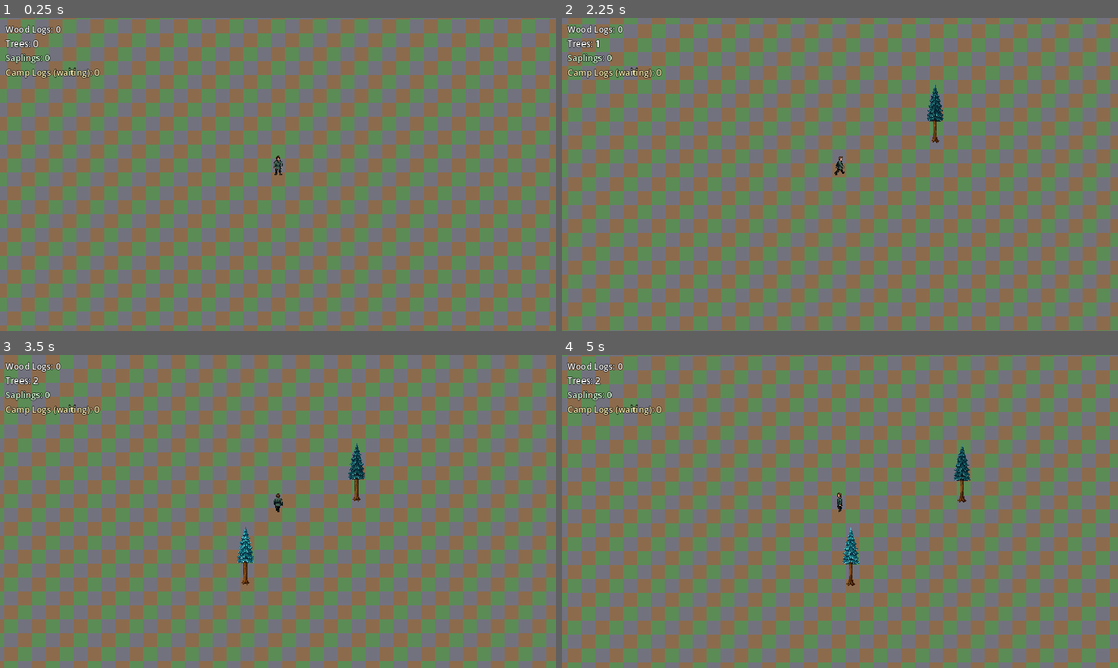
Above: before the commit, frames 1-4 (two rows, left to right).
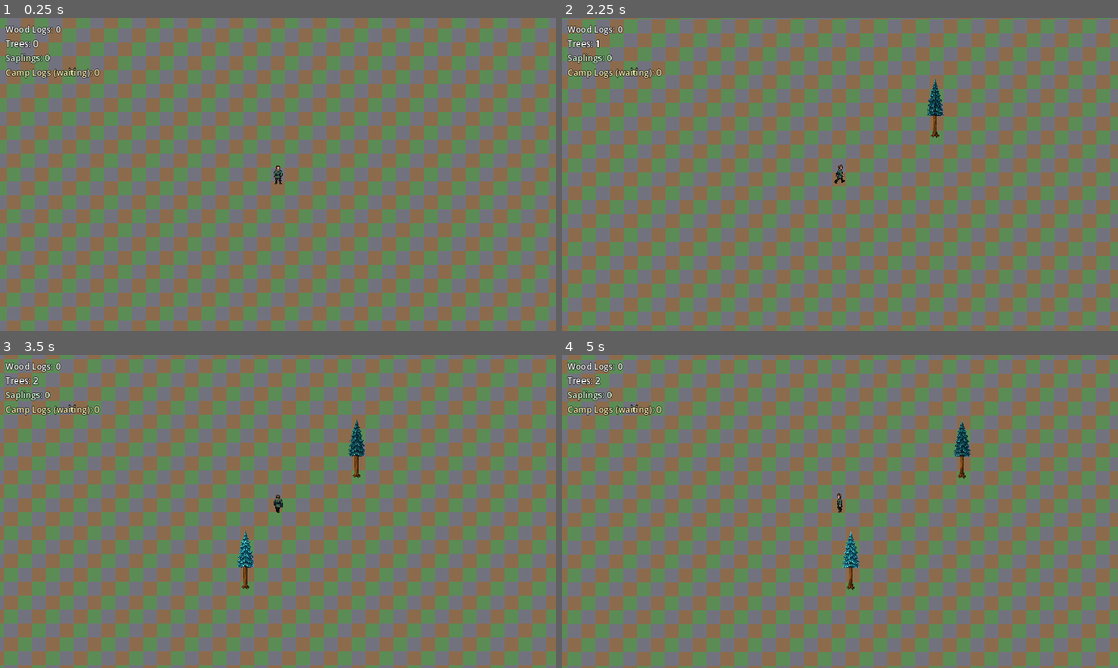
Above: after the commit, the same moments.

Repository: mcchesneyjg-max/Test-Gamer
Game: Godot game, scene res://main.tscn
Two runs of this game, one before a commit and one after it. Both use one fixed random seed, a clock stepped at 60 frames per second and the inputs below.
Inputs (mouse positions are in pixels of both pictures, inside the frame that each line leads up to):
- Up to frame 1 (0.25 s): no input
- Up to frame 2 (2.25 s): tap Enter at 0.5 s; move the mouse to (962, 158) at 0.52 s; hold D (move_right) 0.53-1.28 s; tap T at 0.6, 1.35, 2.1 s; click (962, 158) at 0.67 s; move the mouse to (728, 190) at 1.27 s; hold S (move_down) 1.28-2.03 s; move the mouse to (895, 105) at 2.02 s; hold D (move_right) from 2.03 s (still down)
- Up to frame 3 (3.5 s): move the mouse to (250, 574) at 2.77 s; release D (move_right) at 2.78 s; hold W (move_up) from 2.78 s (still down); tap T at 2.85 s; click (250, 574) at 2.92 s
- Up to frame 4 (5 s): move the mouse to (1006, 558) at 3.52 s; release W (move_up) at 3.53 s; hold A (move_left) from 3.53 s (still down); tap T at 3.6, 4.35 s; move the mouse to (673, 464) at 4.27 s

The runs differ from the first frame. In frame 1, 65% of the frame differs, in the area x 0-100%, y 0-100%; in frame 2, 64%; in frame 3, 69%; in frame 4, 74%.

Commit message:
Sort all drawables by southernmost colored pixel recursively
Walk the full sprite subtree so nested art (log piles, cargo) sets depth.
Refresh y-sort every frame on trees, buildings, and camps. Remove fixed
z-index chop/fall overrides that bypassed pixel-based ordering.

Co-authored-by: mcchesneyjg-max <mcchesneyjg-max@users.noreply.github.com>

Diff:
--- a/game/scripts/hauler_station.gd
+++ b/game/scripts/hauler_station.gd
@@ -19,6 +19,8 @@
 	HaulerStationRegistry.register_station(self)
 	_update_hauler_label()
 	call_deferred("_spawn_workers")
+
+func _process(_delta: float) -> void:
 	YSortDepth.apply_to_entity(self)
 
 func _exit_tree() -> void:
--- a/game/scripts/lumber_camp.gd
+++ b/game/scripts/lumber_camp.gd
@@ -13,6 +13,8 @@
 func _ready() -> void:
 	CampRegistry.register_camp(self)
 	call_deferred("_spawn_worker")
+
+func _process(_delta: float) -> void:
 	YSortDepth.apply_to_entity(self)
 
 func _exit_tree() -> void:
--- a/game/scripts/mature_tree.gd
+++ b/game/scripts/mature_tree.gd
@@ -31,8 +31,6 @@
 ]
 const AXE_STRIKE_PLAY_SPEED := 10.0
 const FALL_ANIMATION_PLAY_SPEED := 10.0
-const FALL_DRAW_Z_INDEX := 5
-
 var _chopper: Node = null
 var _tree_variant: String = ""
 var _axe_strike_root_candidates: Array[String] = []
@@ -60,14 +58,12 @@
 func _process(delta: float) -> void:
 	if _fall_active:
 		_advance_fall_animation(delta)
-		return
-
-	if not _axe_strike_active or _axe_strike_frames.is_empty():
-		return
-
-	_axe_strike_elapsed += delta
-	var frame_index := int(_axe_strike_elapsed * AXE_STRIKE_PLAY_SPEED) % _axe_strike_frames.size()
-	_set_tree_texture(_axe_strike_frames[frame_index])
+	elif _axe_strike_active and not _axe_strike_frames.is_empty():
+		_axe_strike_elapsed += delta
+		var frame_index := int(_axe_strike_elapsed * AXE_STRIKE_PLAY_SPEED) % _axe_strike_frames.size()
+		_set_tree_texture(_axe_strike_frames[frame_index])
+
+	YSortDepth.apply_to_entity(self)
 
 func _exit_tree() -> void:
 	_chopper = null
@@ -268,17 +264,11 @@
 		_update_chop_foreground()
 
 func _setup_chop_foreground_sprite() -> void:
-	_foreground_sprite.texture = _sprite.texture
-	_foreground_sprite.position = _sprite.position
-	_foreground_sprite.centered = _sprite.centered
-	_foreground_sprite.texture_filter = _sprite.texture_filter
-	_foreground_sprite.z_as_relative = false
-	_foreground_sprite.z_index = 4
 	_foreground_sprite.visible = false
 
 func _update_chop_foreground() -> void:
 	_clear_stale_chopper()
-	_foreground_sprite.visible = _chopper != null and not _fall_active
+	_foreground_sprite.visible = false
 
 func _set_tree_texture(texture: Texture2D) -> void:
 	var sprite_offset := -_planted_root
@@ -287,16 +277,5 @@
 	_sprite.position = sprite_offset
 	_sprite.texture = texture
 
-	if _fall_active:
-		_sprite.z_as_relative = false
-		_sprite.z_index = FALL_DRAW_Z_INDEX
-		YSortDepth.apply_to_entity(self)
-		return
-
 	_sprite.z_as_relative = true
 	_sprite.z_index = 0
-	_foreground_sprite.centered = false
-	_foreground_sprite.position = sprite_offset
-	_foreground_sprite.texture = texture
-
-	YSortDepth.apply_to_entity(self)
--- a/game/scripts/warehouse_building.gd
+++ b/game/scripts/warehouse_building.gd
@@ -5,6 +5,8 @@
 func _ready() -> void:
 	WarehouseRegistry.register_warehouse(self)
 	_storage.input.changed.connect(_on_input_changed)
+
+func _process(_delta: float) -> void:
 	YSortDepth.apply_to_entity(self)
 
 func _exit_tree() -> void:
--- a/game/scripts/y_sort_depth.gd
+++ b/game/scripts/y_sort_depth.gd
@@ -26,28 +26,59 @@
 		else:
 			logical_pos += entity.position - expected_sort_pos
 
+	var sprites := _collect_sprites(entity)
 	var deepest := 0.0
-	for child in entity.get_children():
-		deepest = maxf(deepest, _deepest_visible_sprite_y(child, applied))
+	for sprite_entry in sprites:
+		deepest = maxf(
+			deepest,
+			_deepest_visible_sprite_y(sprite_entry["sprite"], sprite_entry["offset"], applied)
+		)
 
 	var delta := deepest - applied
 	if absf(delta) >= 0.001:
-		for child in entity.get_children():
-			if child is Sprite2D or child is AnimatedSprite2D:
-				(child as Node2D).position.y -= delta
+		for sprite_entry in sprites:
+			var sprite := sprite_entry["sprite"] as Node2D
+			sprite.position.y -= delta
 
 	entity.set_meta(LOGICAL_POS_META_KEY, logical_pos)
 	entity.set_meta(APPLIED_META_KEY, deepest)
 	entity.position = logical_pos + Vector2(0.0, deepest)
 
-static func _deepest_visible_sprite_y(node: Node, sort_compensation: float) -> float:
-	if node is Sprite2D:
-		return _sprite_deepest_y(node as Sprite2D, sort_compensation)
-	if node is AnimatedSprite2D:
-		return _animated_sprite_deepest_y(node as AnimatedSprite2D, sort_compensation)
+static func _collect_sprites(entity: Node2D) -> Array[Dictionary]:
+	var sprites: Array[Dictionary] = []
+	_collect_sprites_recursive(entity, entity, Vector2.ZERO, sprites)
+	return sprites
+
+static func _collect_sprites_recursive(
+	entity: Node2D,
+	node: Node,
+	accumulated_offset: Vector2,
+	sprites: Array[Dictionary]
+) -> void:
+	if node is Node2D and node != entity:
+		accumulated_offset += (node as Node2D).position
+
+	if node is Sprite2D or node is AnimatedSprite2D:
+		sprites.append({
+			"sprite": node,
+			"offset": accumulated_offset,
+		})
+
+	for child in node.get_children():
+		_collect_sprites_recursive(entity, child, accumulated_offset, sprites)
+
+static func _deepest_visible_sprite_y(sprite: Node, parent_offset: Vector2, sort_compensation: float) -> float:
+	if sprite is Sprite2D:
+		return _sprite_deepest_y(sprite as Sprite2D, parent_offset, sort_compensation)
+	if sprite is AnimatedSprite2D:
+		return _animated_sprite_deepest_y(sprite as AnimatedSprite2D, parent_offset, sort_compensation)
 	return 0.0
 
-static func _animated_sprite_deepest_y(sprite: AnimatedSprite2D, sort_compensation: float) -> float:
+static func _animated_sprite_deepest_y(
+	sprite: AnimatedSprite2D,
+	parent_offset: Vector2,
+	sort_compensation: float
+) -> float:
 	if not sprite.visible or sprite.sprite_frames == null:
 		return 0.0
 
@@ -60,19 +91,19 @@
 		return 0.0
 
 	return _sprite_deepest_y_from_texture(
-		sprite.position + Vector2(0.0, sort_compensation),
+		parent_offset + sprite.position + Vector2(0.0, sort_compensation),
 		sprite.offset,
 		sprite.centered,
 		sprite.scale,
 		texture
 	)
 
-static func _sprite_deepest_y(sprite: Sprite2D, sort_compensation: float) -> float:
+static func _sprite_deepest_y(sprite: Sprite2D, parent_offset: Vector2, sort_compensation: float) -> float:
 	if not sprite.visible or sprite.texture == null:
 		return 0.0
 
 	return _sprite_deepest_y_from_texture(
-		sprite.position + Vector2(0.0, sort_compensation),
+		parent_offset + sprite.position + Vector2(0.0, sort_compensation),
 		sprite.offset,
 		sprite.centered,
 		sprite.scale,
